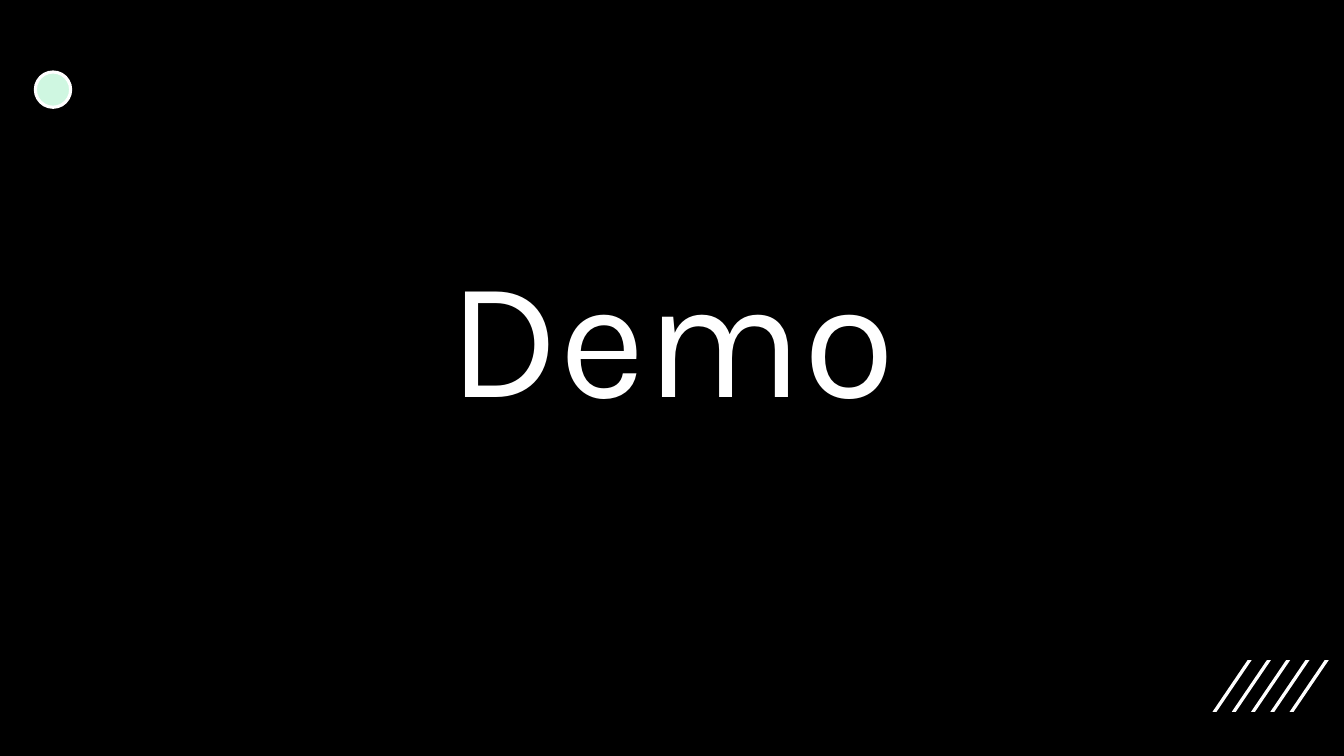
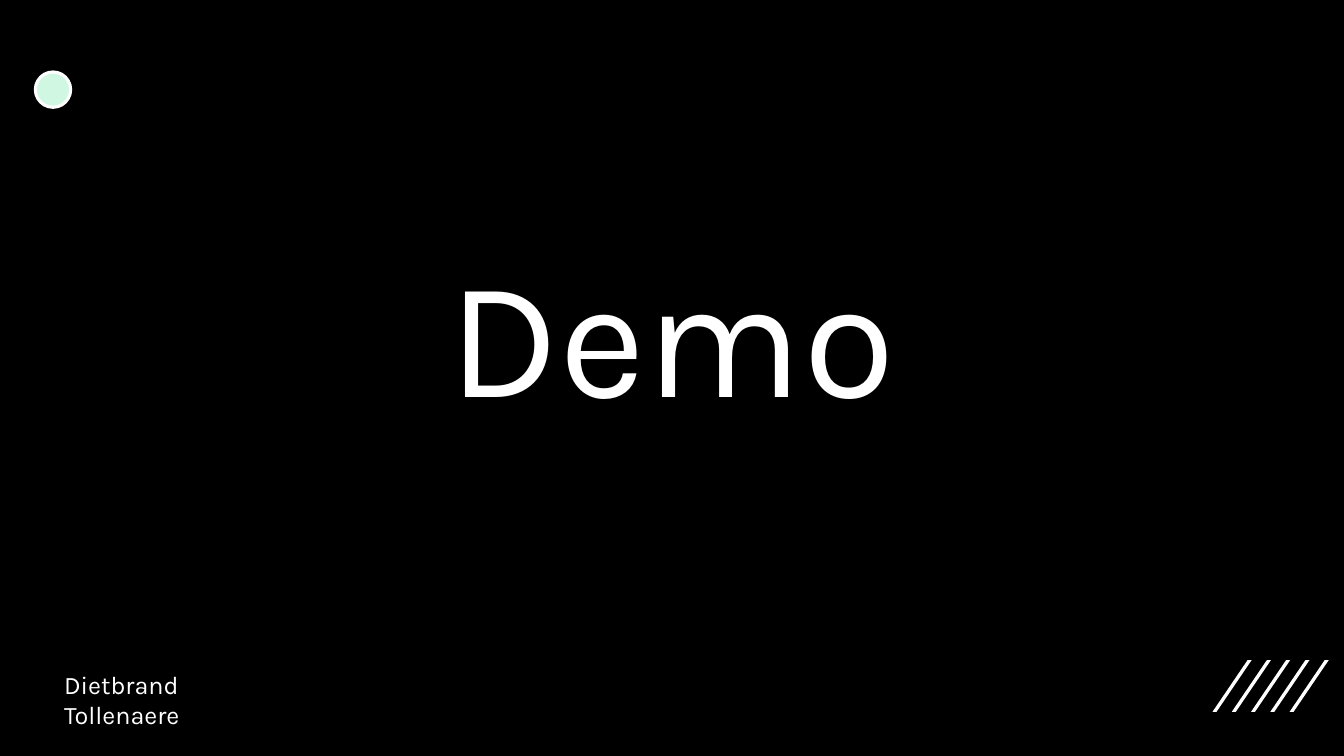
Before and after one commit to dietbrand/graduaatsproef, a slide deck: slide 9 of docs/graduaatsproef_presentatie.pptx. Drawn at 1344x756 pixels with LibreOffice and Linux fonts; fonts in the diff are those of the drawing. Boxes give left, top, right and bottom in pixels: in the first picture for what was removed or moved away, otherwise in the second. Text is boxed around its words. In the diff, an @@ line names an element or a change of style, - is before the commit and + after.

```diff
--- a/docs/graduaatsproef_presentatie.pptx
+++ b/docs/graduaatsproef_presentatie.pptx
@@ text added at [64,676,179,725], 18 pt, text #FFFFFF @@
+Dietbrand Tollenaere
```
Also in this commit, not shown: 7 other slides changed.
